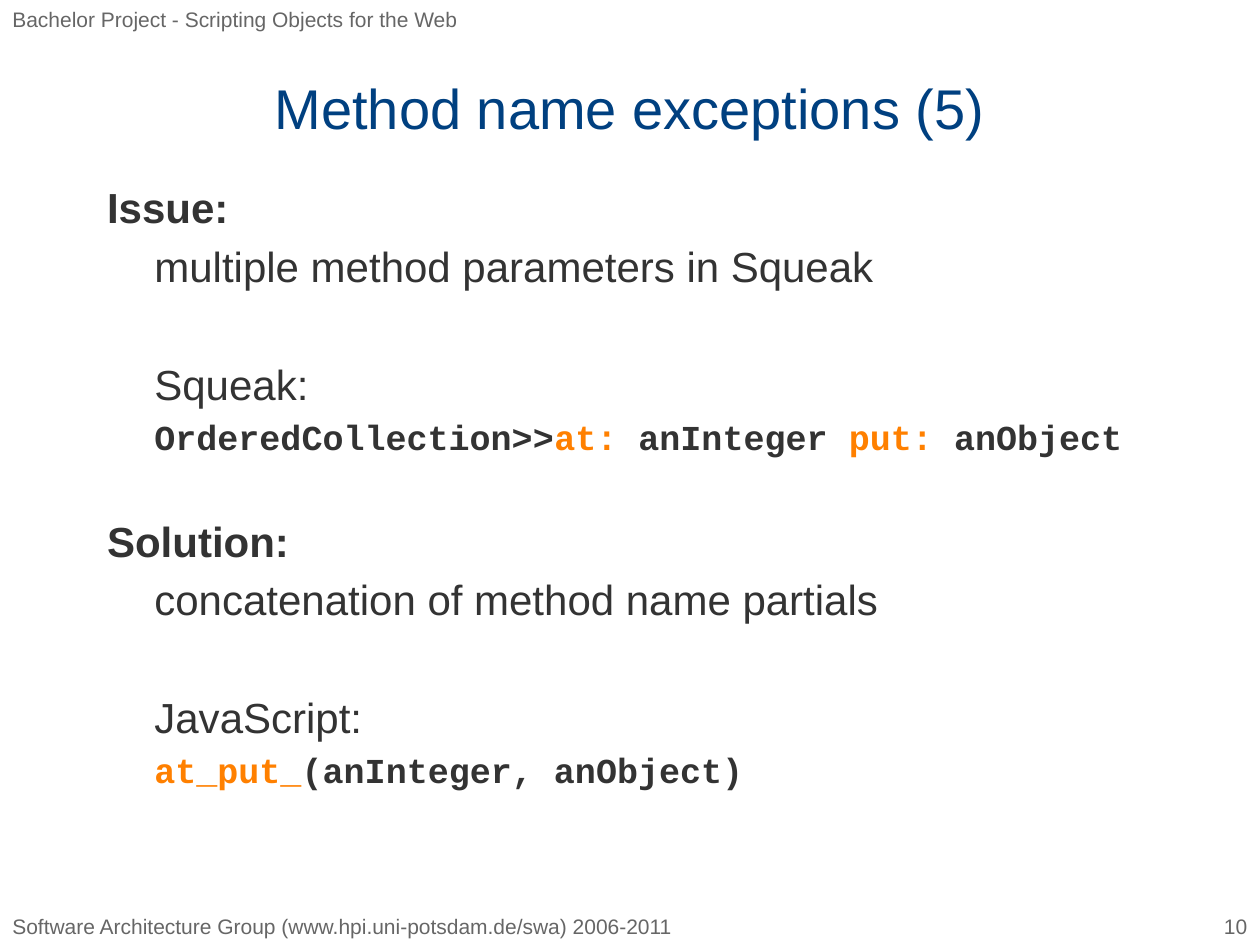
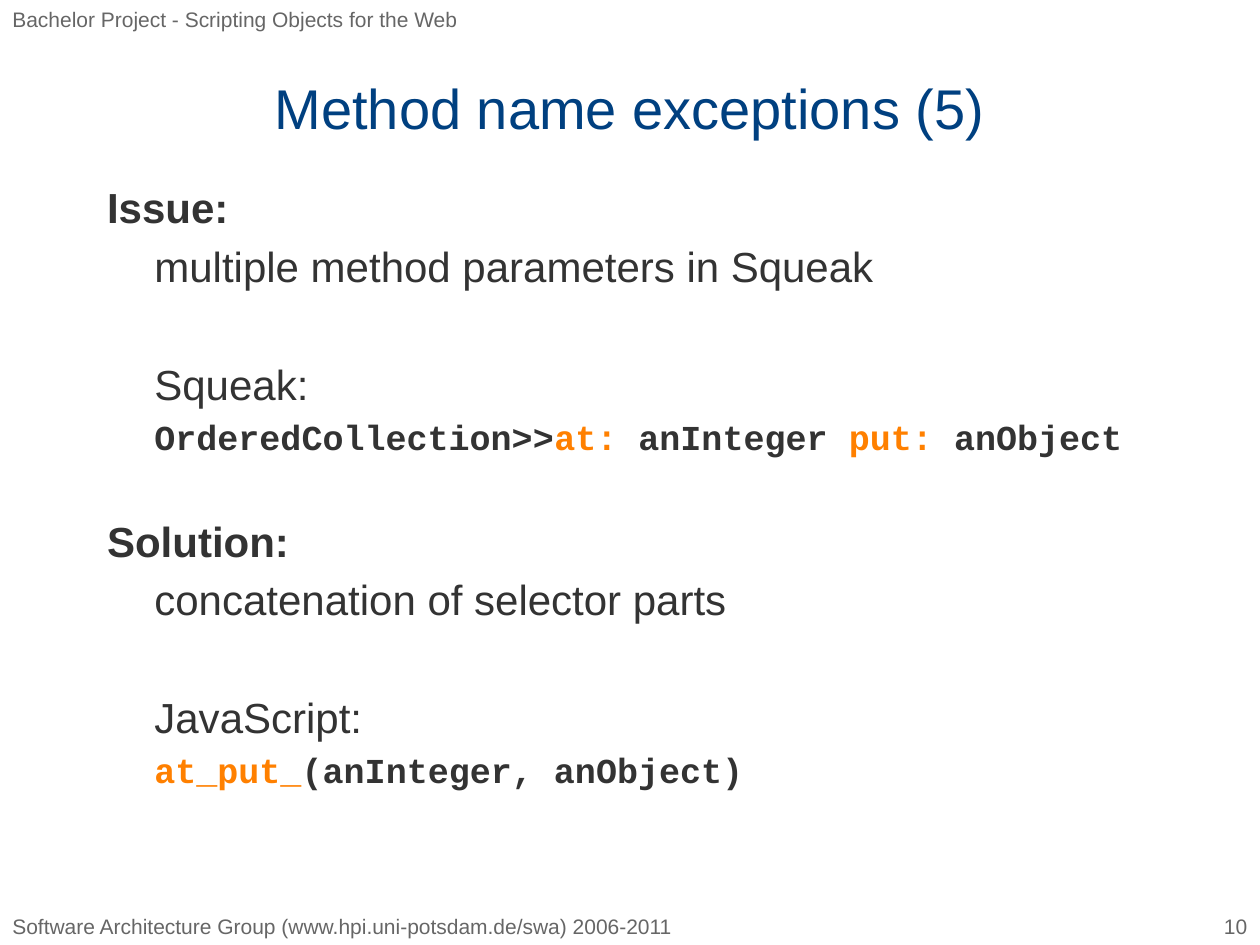
Before and after one commit to bp2010h1/orca, a slide deck: slide 10 of doc/squeakyJS.pptx. Drawn at 1260x945 pixels with LibreOffice and Linux fonts; fonts in the diff are those of the drawing; background and template pictures are left out. Boxes give left, top, right and bottom in pixels: in the first picture for what was removed or moved away, otherwise in the second. Text is boxed around its words. In the diff, an @@ line names an element or a change of style, - is before the commit and + after.

```diff
--- a/doc/squeakyJS.pptx
+++ b/doc/squeakyJS.pptx
@@ text at bbox=[154, 584, 726, 624]: text changed @@
-concatenation of method name partials
+concatenation of selector parts
```
Also in this commit, not shown: 6 other slides changed, 1 other file.
